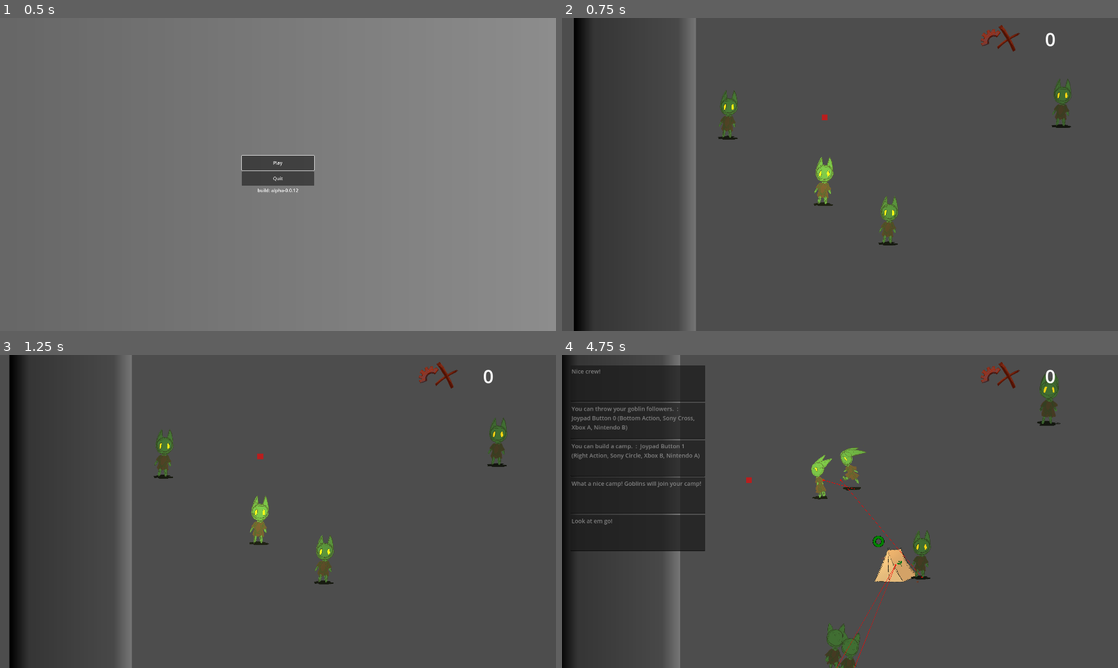
Above: before the commit, frames 1-4 (two rows, left to right).
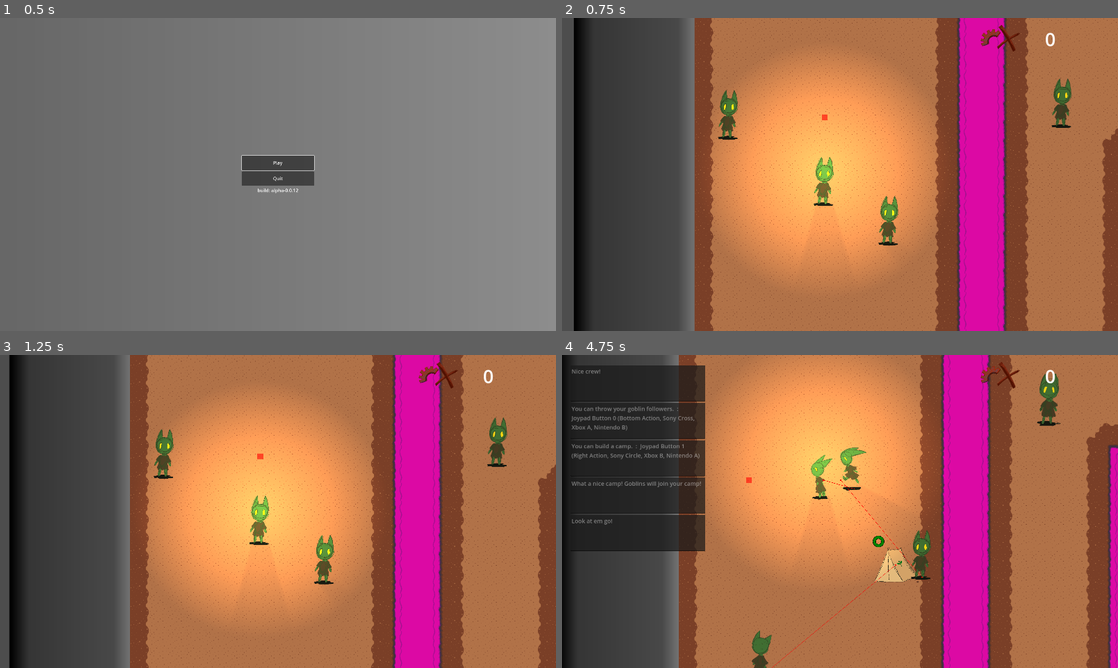
Above: after the commit, the same moments.

Repository: loteque/GoblinGame
Game: Godot game, scene res://main.tscn
The game is run twice, just before and just after one commit, with the same random seed, the same clock (stepped at 60 frames per second) and the same inputs.
Inputs (mouse positions are in pixels of both pictures, inside the frame that each line leads up to):
- Up to frame 1 (0.5 s): no input
- Up to frame 2 (0.75 s): click "Play" at 0.5 s
- Up to frame 3 (1.25 s): no input
- Up to frame 4 (4.75 s): move the mouse to (962, 495) at 1.27 s; hold D (right) 1.28-2.03 s; hold Shift (call) 1.28-2.03 s; click (962, 495) at 1.42 s; move the mouse to (728, 527) at 2.02 s; hold S (down) 2.03-2.78 s; tap one key every 0.75 s from 2.1 s: G (place) Space (throw) Shift (call) G (place); move the mouse to (895, 442) at 2.77 s; hold D (right) 2.78-3.53 s; move the mouse to (812, 574) at 3.52 s; hold W (up) 3.53-4.28 s; click (812, 574) at 3.67 s; move the mouse to (1006, 558) at 4.27 s; hold A (left) from 4.28 s (still down)

Frame 1 is identical in both runs. In frame 2, 75% of the frame differs, in the area x 23-100%, y 0-100%; in frame 3, 75%; in frame 4, 75%, in the area x 21-100%, y 0-100%.

Commit message:
Allow actors to move around rivers
Stops actors from getting stuck on the rivers

Closes #176

Diff:
--- a/project/main.tscn
+++ b/project/main.tscn
@@ -20,12 +20,6 @@
 [ext_resource type="PackedScene" uid="uid://def5ntq3woqan" path="res://src/ui/game_over_ui_screen.tscn" id="19_h5dls"]
 [ext_resource type="PackedScene" uid="uid://blnqmsyjwncp6" path="res://base/base.tscn" id="20_clio4"]
 
-[sub_resource type="NavigationPolygon" id="NavigationPolygon_ocatk"]
-vertices = PackedVector2Array(3957, -824, 3957, 1651, 3465, 904, 3465, -396, 2889, 264, 2889, 52, 3253, -184, 3253, 904, 2293, -184, 1929, -120, 1929, -824, 2293, -396, 885, 52, 885, 1352, 521, 1352, 521, -524, 1097, 1352, 1097, 264, -567, 1644, 309, 1352, -567, -824, 309, -524, 1781, -824, 1781, -120)
-polygons = Array[PackedInt32Array]([PackedInt32Array(0, 1, 2, 3), PackedInt32Array(4, 5, 6, 7), PackedInt32Array(8, 6, 5, 9), PackedInt32Array(10, 0, 3, 11), PackedInt32Array(9, 10, 11, 8), PackedInt32Array(12, 13, 14, 15), PackedInt32Array(16, 17, 4, 7), PackedInt32Array(7, 2, 1, 16), PackedInt32Array(16, 1, 18, 13), PackedInt32Array(14, 13, 18), PackedInt32Array(19, 14, 18), PackedInt32Array(19, 18, 20, 21), PackedInt32Array(21, 20, 22, 15), PackedInt32Array(12, 15, 22, 23), PackedInt32Array(5, 12, 23, 9)])
-outlines = Array[PackedVector2Array]([PackedVector2Array(-577, -834, 3967, -834, 3967, 1662, -577, 1654)])
-source_geometry_group_name = &"navigation_polygon_source_group"
-
 [sub_resource type="WorldBoundaryShape2D" id="WorldBoundaryShape2D_u4m3w"]
 
 [sub_resource type="Gradient" id="Gradient_enkf7"]
@@ -34,6 +28,13 @@
 
 [sub_resource type="GradientTexture2D" id="GradientTexture2D_mpkqw"]
 gradient = SubResource("Gradient_enkf7")
+
+[sub_resource type="NavigationPolygon" id="NavigationPolygon_kd4xc"]
+vertices = PackedVector2Array(2929, 304, 2929, 12, 3213, -144, 3213, 944, 2253, -144, 1969, -80, 3931, -794, 3944, 1621, 3505, 944, 3505, -436, 1969, -793, 2253, -436, 845, 12, 845, 1392, 561, 1392, 561, -564, 1137, 1392, 1137, 304, -530, 1629, 269, 1392, -526, -791, 269, -564, 1741, -792, 1741, -80)
+polygons = Array[PackedInt32Array]([PackedInt32Array(0, 1, 2, 3), PackedInt32Array(4, 2, 1, 5), PackedInt32Array(6, 7, 8, 9), PackedInt32Array(10, 6, 9, 11), PackedInt32Array(5, 10, 11, 4), PackedInt32Array(12, 13, 14, 15), PackedInt32Array(16, 17, 0, 3), PackedInt32Array(3, 8, 7, 16), PackedInt32Array(16, 7, 18, 13), PackedInt32Array(14, 13, 18), PackedInt32Array(19, 14, 18), PackedInt32Array(19, 18, 20, 21), PackedInt32Array(21, 20, 22, 15), PackedInt32Array(12, 15, 22, 23), PackedInt32Array(1, 12, 23, 5)])
+outlines = Array[PackedVector2Array]([PackedVector2Array(-576, -841, -581, 1680, 3995, 1671, 3981, -845)])
+source_geometry_group_name = &"navigation_polygon_source_group"
+agent_radius = 50.0
 
 [sub_resource type="TileSetAtlasSource" id="TileSetAtlasSource_i6pi3"]
 resource_name = "ANimated Rivers"
@@ -547,58 +548,56 @@
 size_flags_vertical = 3
 
 [node name="MainMenu" parent="LevelUI" instance=ExtResource("10_cxmx8")]
-process_mode = 3
-
-[node name="NavigationRegion2D" type="NavigationRegion2D" parent="."]
-position = Vector2(577, 322)
-navigation_polygon = SubResource("NavigationPolygon_ocatk")
-
-[node name="WorldBoundery" type="StaticBody2D" parent="NavigationRegion2D"]
-position = Vector2(-577, -322)
-
-[node name="Bottom" type="CollisionShape2D" parent="NavigationRegion2D/WorldBoundery"]
+
+[node name="WorldBoundery" type="StaticBody2D" parent="."]
+
+[node name="Bottom" type="CollisionShape2D" parent="WorldBoundery"]
 position = Vector2(551, 1973)
 shape = SubResource("WorldBoundaryShape2D_u4m3w")
 
-[node name="Left" type="CollisionShape2D" parent="NavigationRegion2D/WorldBoundery"]
+[node name="Left" type="CollisionShape2D" parent="WorldBoundery"]
 position = Vector2(8, 200)
 rotation = 1.5708
 shape = SubResource("WorldBoundaryShape2D_u4m3w")
 
-[node name="Top" type="CollisionShape2D" parent="NavigationRegion2D/WorldBoundery"]
+[node name="Top" type="CollisionShape2D" parent="WorldBoundery"]
 position = Vector2(894, -498)
 rotation = 3.14159
 shape = SubResource("WorldBoundaryShape2D_u4m3w")
 
-[node name="CollisionShape2D4" type="CollisionShape2D" parent="NavigationRegion2D/WorldBoundery"]
+[node name="CollisionShape2D4" type="CollisionShape2D" parent="WorldBoundery"]
 position = Vector2(4535, 99)
 rotation = -1.5708
 shape = SubResource("WorldBoundaryShape2D_u4m3w")
 
-[node name="CaveWallLeft" type="Sprite2D" parent="NavigationRegion2D/WorldBoundery"]
+[node name="CaveWallLeft" type="Sprite2D" parent="WorldBoundery"]
 position = Vector2(-206, 796.5)
 scale = Vector2(6.59375, 62.2344)
 texture = SubResource("GradientTexture2D_mpkqw")
 
-[node name="CaveWallRight" type="Sprite2D" parent="NavigationRegion2D/WorldBoundery"]
+[node name="CaveWallRight" type="Sprite2D" parent="WorldBoundery"]
 position = Vector2(4743, 797)
 scale = Vector2(6.59375, 62.2344)
 texture = SubResource("GradientTexture2D_mpkqw")
 
-[node name="CaveWallTop" type="Sprite2D" parent="NavigationRegion2D/WorldBoundery"]
+[node name="CaveWallTop" type="Sprite2D" parent="WorldBoundery"]
 position = Vector2(2159.74, -709)
 rotation = 1.5708
 scale = Vector2(6.59375, 93.605)
 texture = SubResource("GradientTexture2D_mpkqw")
 
-[node name="CaveWallBottom" type="Sprite2D" parent="NavigationRegion2D/WorldBoundery"]
+[node name="CaveWallBottom" type="Sprite2D" parent="WorldBoundery"]
 position = Vector2(2170, 2181)
 rotation = 1.5708
 scale = Vector2(6.59375, 93.605)
 texture = SubResource("GradientTexture2D_mpkqw")
 
+[node name="NavigationRegion2D" type="NavigationRegion2D" parent="."]
+position = Vector2(577, 322)
+navigation_polygon = SubResource("NavigationPolygon_kd4xc")
+
 [node name="TileMap64" type="TileMap" parent="NavigationRegion2D"]
-visible = false
+show_behind_parent = true
 position = Vector2(-577, -322)
 tile_set = SubResource("TileSet_4ynmb")
 format = 2
--- a/project/project.godot
+++ b/project/project.godot
@@ -92,12 +92,6 @@
 
 2d_physics/layer_9="collectable"
 
-[navigation]
-
-2d/default_cell_size=64.0
-2d/default_edge_connection_margin=32.0
-2d/default_link_connection_radius=16.0
-
 [rendering]
 
 renderer/rendering_method="gl_compatibility"
